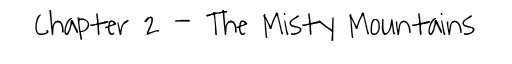
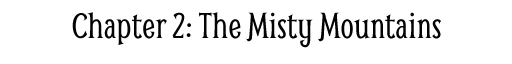
Comparing the layer stacks of the two 512px x 64px images. Changes:
added layer "Chapter 2: The Misty Mountains" (1st of 2) above "Chapter 1: The Foggy Forest" over [72, 12, 441, 48]
hid "Chapter 2: The Misty Mountains" (2nd of 2) over [35, 10, 475, 41]
